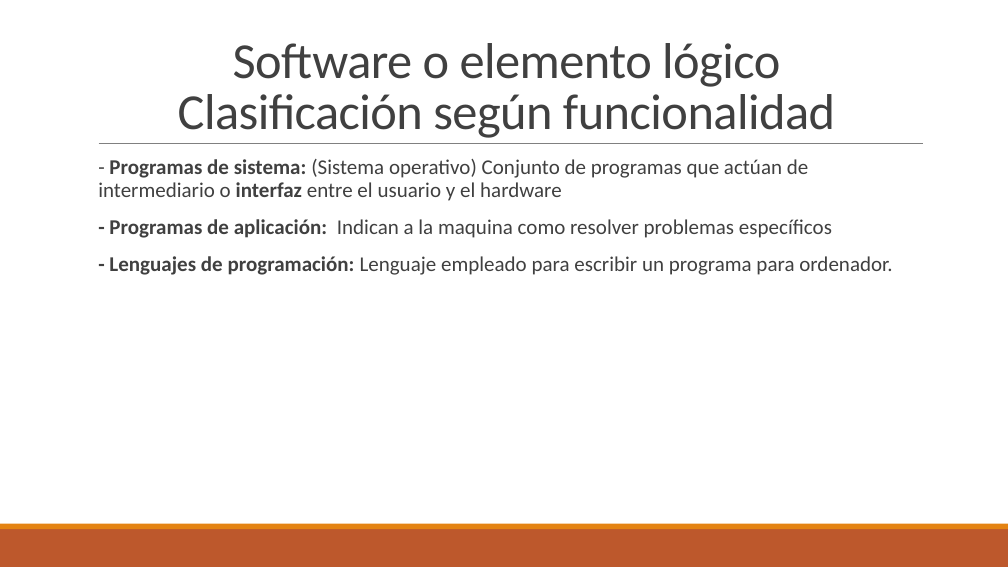
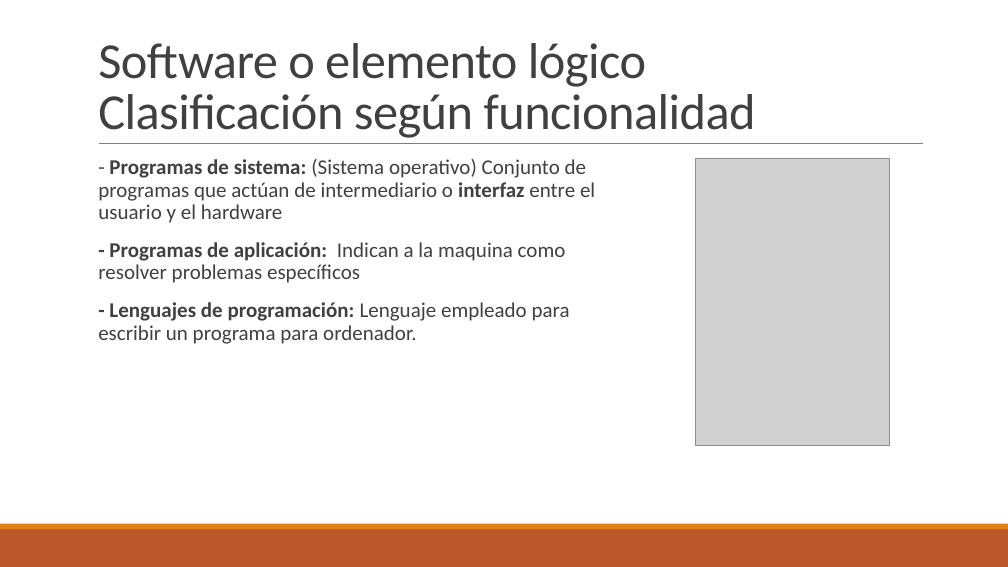
Before and after one commit to valeixosb/valeixosb.github.io, a slide deck: slide 21 of assets/curso/20_Tema.pptx. Drawn at 1008x567 pixels with LibreOffice and Linux fonts; fonts in the diff are those of the drawing; grey boxes stand for pictures. Boxes give left, top, right and bottom in pixels: in the first picture for what was removed or moved away, otherwise in the second. Text is boxed around its words. In the diff, an @@ line names an element or a change of style, - is before the commit and + after.

```diff
--- a/assets/curso/20_Tema.pptx
+++ b/assets/curso/20_Tema.pptx
@@ title "Software o elemento lógico Clasificación ..." at bbox=[98, 43, 756, 138]: alignment centre to left @@
@@ text "- Programas de sistema: (Sistema ..." rewrapped from bbox=[98, 159, 892, 275] to bbox=[98, 159, 595, 344] @@
@@ picture added at bbox=[696, 159, 889, 446] @@
```
Also in this commit, not shown: 5 other slides changed.
